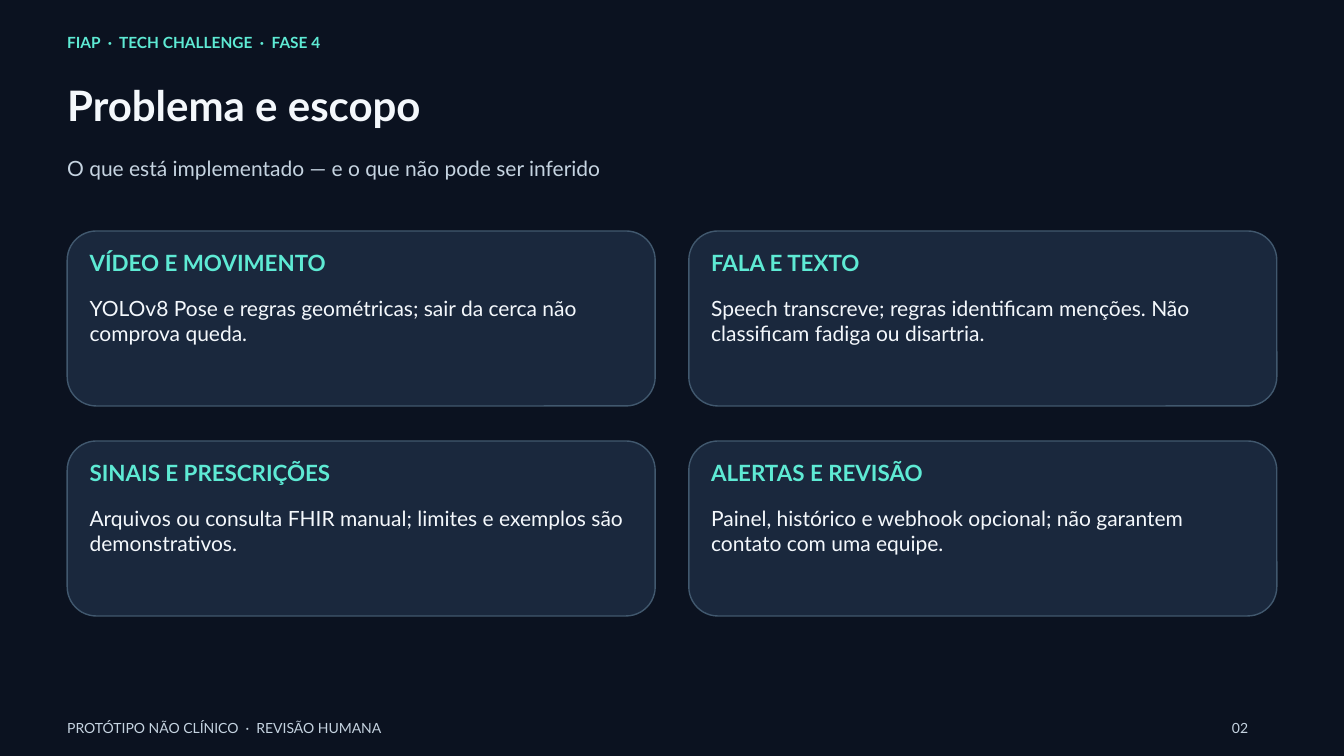
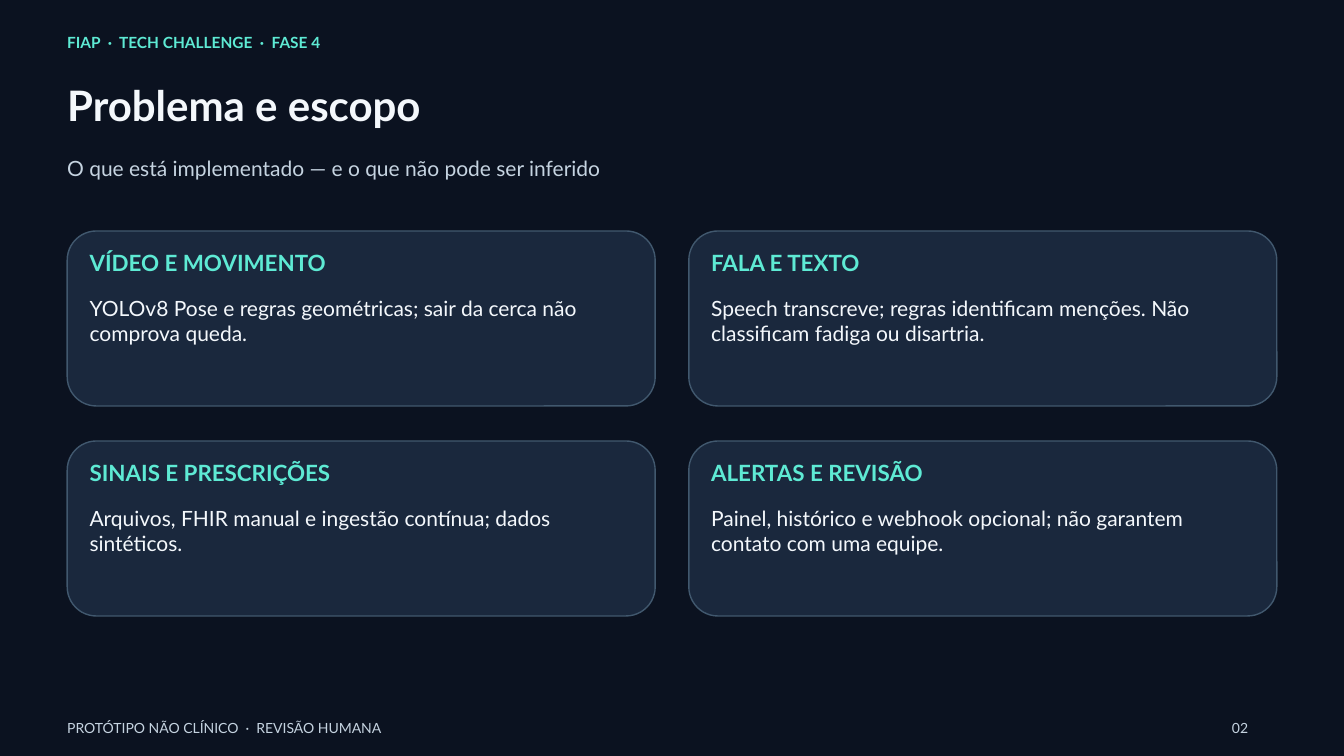
Before and after one commit to Etyonamine/Fiap_Pos_9AIDT_Fase_04_Monitoramento_multimodal_pacientes, a slide deck: slide 2 of docs/Vigia-Saude-apresentacao-revisada.pptx. Drawn at 1344x756 pixels with LibreOffice and Linux fonts; fonts in the diff are those of the drawing. Boxes give left, top, right and bottom in pixels: in the first picture for what was removed or moved away, otherwise in the second. Text is boxed around its words. In the diff, an @@ line names an element or a change of style, - is before the commit and + after.

```diff
--- a/docs/Vigia-Saude-apresentacao-revisada.pptx
+++ b/docs/Vigia-Saude-apresentacao-revisada.pptx
@@ text at (90, 510, 550, 551): text changed @@
-Arquivos ou consulta FHIR manual; limites e exemplos são demonstrativos.
+Arquivos, FHIR manual e ingestão contínua; dados sintéticos.
```
Also in this commit, not shown: 3 other slides changed, 11 other files.
